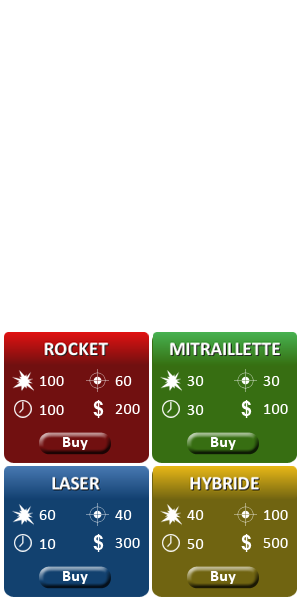
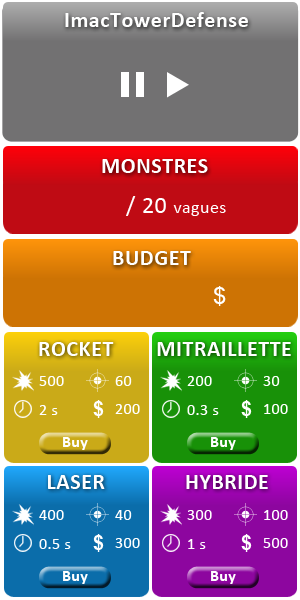
Comparing the layer stacks of the two 300px x 600px images. Changes:
added group "ImacTowerDefense" (1st of 2) with 8 layers above "monstres" over <box>2,2,299,148</box>
added layer "ImacTowerDefense" (2nd of 2, in "ImacTowerDefense") in group "ImacTowerDefense" over <box>65,12,248,27</box>
added group "play-pause" with 3 layers in group "ImacTowerDefense" over <box>121,72,189,98</box>
added layer "head" (1st of 7, in "ImacTowerDefense") in group "ImacTowerDefense" over <box>3,2,298,42</box>
added layer "bg" (1st of 7, in "ImacTowerDefense") in group "ImacTowerDefense" over <box>2,2,299,142</box>
added group "monstres" with 5 layers above "budget" over <box>3,146,298,234</box>
added layer "MONSTRES" in group "monstres" over <box>102,159,208,173</box>
added layer "/ 20 vagues" in group "monstres" over <box>126,196,226,216</box>
added layer "head" (2nd of 7, in "monstres") in group "monstres" over <box>3,146,298,186</box>
added layer "bg" (2nd of 7, in "monstres") in group "monstres" over <box>3,172,298,234</box>
added group "budget" (1st of 2) with 5 layers above "ROCKET" over <box>3,239,298,327</box>
added layer "head" (3rd of 7, in "budget") in group "budget" over <box>3,239,298,279</box>
added layer "bg" (3rd of 7, in "budget") in group "budget" over <box>3,265,298,327</box>
renamed "rocket" to "head", moved it above "bg", painted on it over <box>4,332,149,372</box>
added layer "MITRAILLETTE" (2nd of 2, in "MITRAILLETTE") in group "MITRAILLETTE" over <box>157,342,291,356</box>
renamed "mitraillette" to "head", moved it above "bg", painted on it over <box>152,332,297,372</box>
renamed "laser" to "head", moved it above "bg", painted on it over <box>4,466,149,506</box>
added layer "HYBRIDE" (2nd of 2, in "HYBRIDE") in group "HYBRIDE" over <box>186,475,268,489</box>
renamed "hybride" to "head", moved it above "bg", painted on it over <box>152,466,297,506</box>
…and 13 more changes (5 added, 8 painted)
